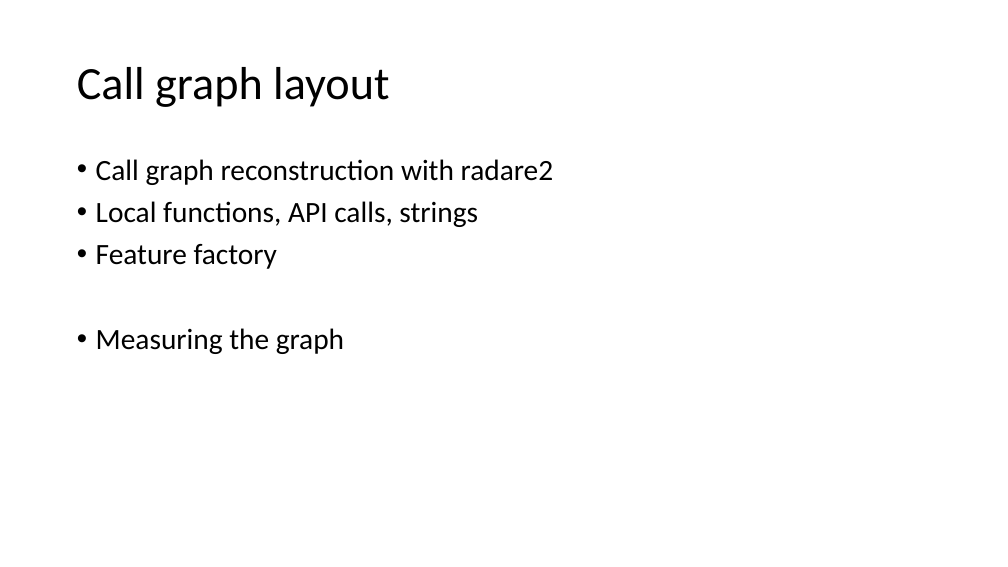
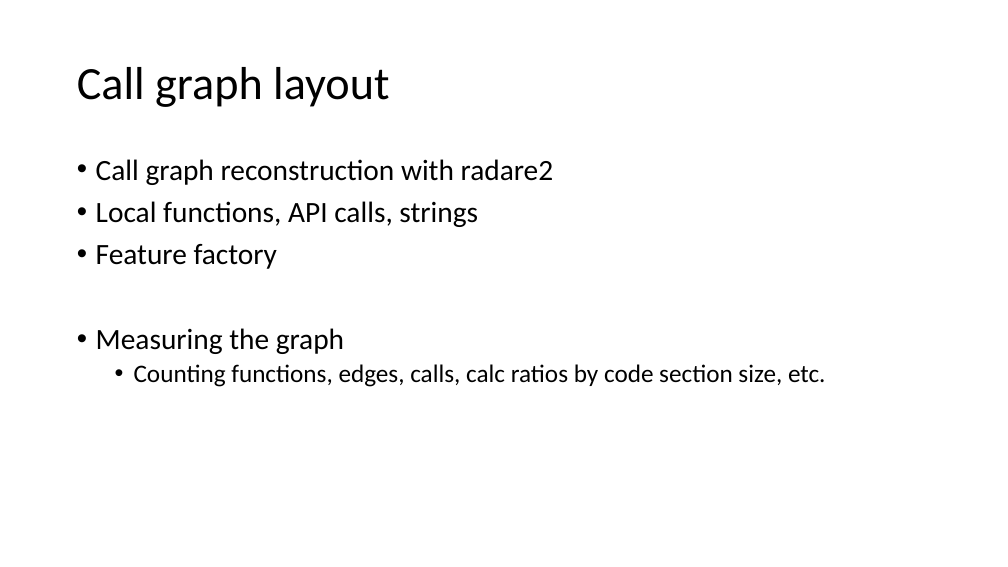
Before and after one commit to pinkflawd/IoCannon, a slide deck: slide 17 of draft.pptx. Drawn at 1008x567 pixels with LibreOffice and Linux fonts; fonts in the diff are those of the drawing. Boxes give left, top, right and bottom in pixels: in the first picture for what was removed or moved away, otherwise in the second. Text is boxed around its words. In the diff, an @@ line names an element or a change of style, - is before the commit and + after.

Commit message:
Added more

```diff
--- a/draft.pptx
+++ b/draft.pptx
@@ text at <box>134,364,826,387</box>: paragraph added @@
+  • Counting functions, edges, calls, calc ratios by code section size, etc.
```
Also in this commit, not shown: 3 slides added, 2 slides removed.
